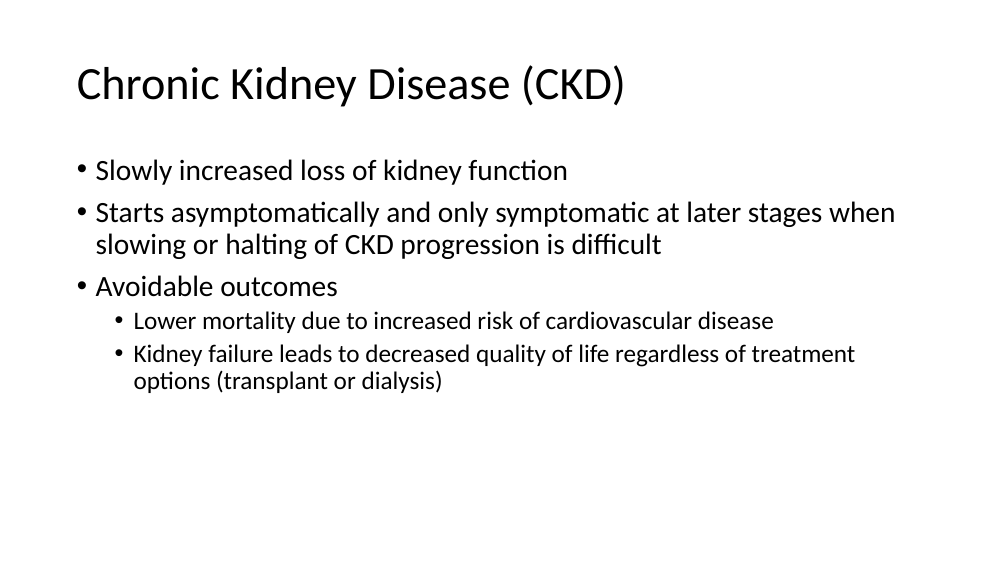
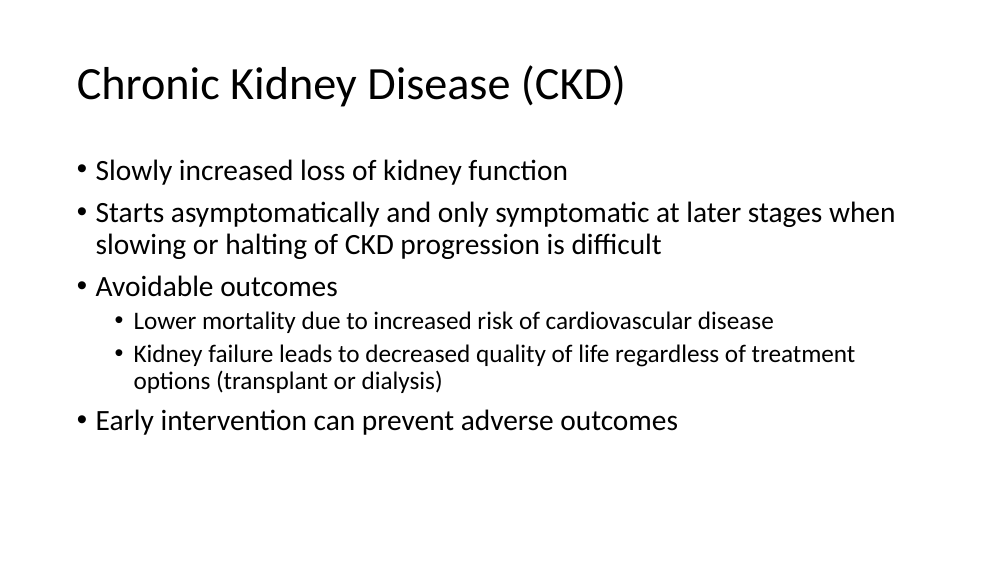
Before and after one commit to choikwun/ckd_assignment, a slide deck: slide 2 of ckd_presentation.pptx. Drawn at 1008x567 pixels with LibreOffice and Linux fonts; fonts in the diff are those of the drawing. Boxes give left, top, right and bottom in pixels: in the first picture for what was removed or moved away, otherwise in the second. Text is boxed around its words. In the diff, an @@ line names an element or a change of style, - is before the commit and + after.

```diff
--- a/ckd_presentation.pptx
+++ b/ckd_presentation.pptx
@@ text at (96, 409, 678, 435): paragraph added @@
+• Early intervention can prevent adverse outcomes
```
Also in this commit, not shown: 1 other slide changed, 6 slides added, 1 other file.
